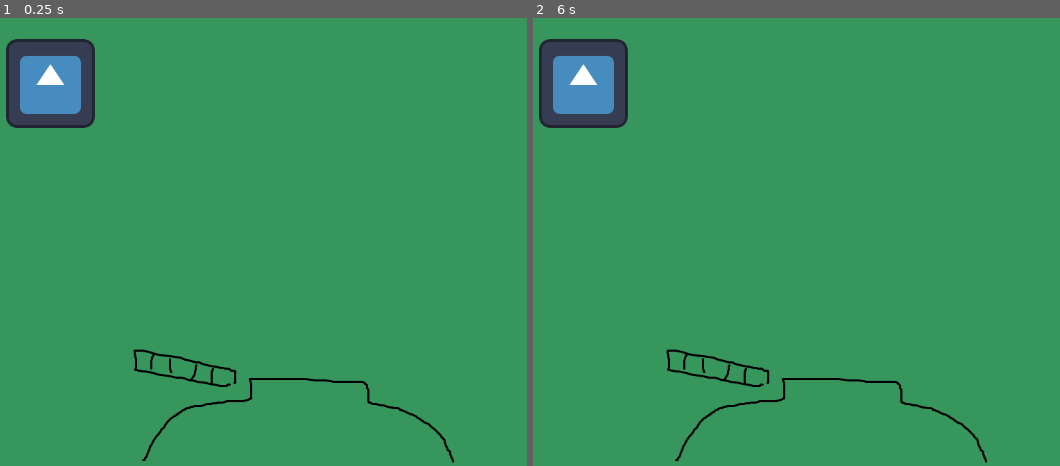
Above: before the commit, frames 1-2 (left to right).
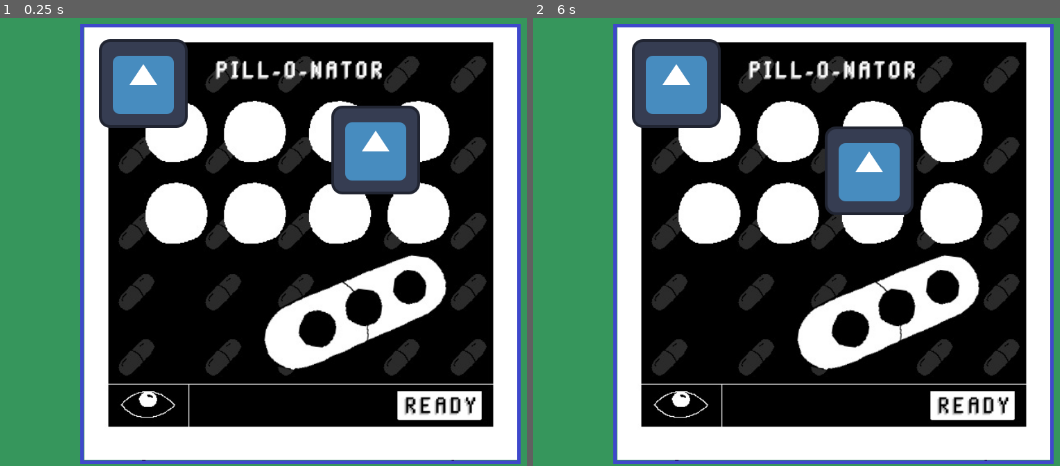
Above: after the commit, the same moments.

Repository: dededec/brackeysjam-2026-1
Game: Godot game, scene res://scenes/choose_medicine_view.tscn
Two runs of this game, one before a commit and one after it. Both use one fixed random seed, a clock stepped at 60 frames per second and the inputs below. The engine's default icon, where the game draws it, is replaced by a stand-in: a white triangle on a blue panel in a dark square.
Inputs (mouse positions are in pixels of both pictures, inside the frame that each line leads up to):
- Up to frame 1 (0.25 s): no input
- Up to frame 2 (6 s): tap Enter at 0.5, 2, 3.5 s; move the mouse to (801, 331) at 0.52 s; click (801, 331) at 0.67 s; tap Space at 1.25, 2.75, 4.25 s; drag from (outside the picture) to (843, 331) at 1.27 s; move the mouse to (601, 174) at 2.02 s; click (601, 174) at 2.17 s; drag from (880, 242) to (601, 174) at 2.77 s; move the mouse to (722, 130) at 3.52 s; click (722, 130) at 3.67 s; drag from (1017, 219) to (843, 331) at 4.27 s; move the mouse to (685, 264) at 5.02 s; click (685, 264) at 5.17 s; drag from (922, 143) to (685, 264) at 5.77 s

The runs differ from the first frame. In frame 1, 85% of the frame differs, in the area x 1-99%, y 1-100%; in frame 2, 85%.

Commit message:
acknowledge medicine dropped + add bg

Diff:
--- a/scenes/choose_medicine_view.tscn
+++ b/scenes/choose_medicine_view.tscn
@@ -1,21 +1,32 @@
 [gd_scene format=3 uid="uid://d35j4cqwebkal"]
 
+[ext_resource type="Script" uid="uid://dbyvtms5elayt" path="res://scripts/choose_medicine_view.gd" id="1_2j03m"]
 [ext_resource type="PackedScene" uid="uid://b4tbddb7wjg21" path="res://scenes/medicine.tscn" id="1_d418r"]
 [ext_resource type="Texture2D" uid="uid://cgyf5h3euems1" path="res://assets/bg_chooseMedicine.png" id="1_hp3pr"]
 [ext_resource type="Script" uid="uid://ciuvaw47xpuds" path="res://scripts/add_medicine_area.gd" id="3_2ly6c"]
+[ext_resource type="Texture2D" uid="uid://dbti5rars5qu2" path="res://assets/bg_pillonator.jpeg" id="3_apwfp"]
 [ext_resource type="Texture2D" uid="uid://b3jc7jvnaqllr" path="res://assets/hoverRectangle.png" id="4_53vca"]
 
 [sub_resource type="RectangleShape2D" id="RectangleShape2D_d418r"]
 size = Vector2(290, 242)
 
 [node name="ChooseMedicineView" type="Node2D" unique_id=1201031482]
+script = ExtResource("1_2j03m")
 
-[node name="Sprite2D" type="Sprite2D" parent="." unique_id=1649444245]
+[node name="Background" type="Sprite2D" parent="." unique_id=1649444245]
 texture = ExtResource("1_hp3pr")
 centered = false
 
+[node name="BgPillonator" type="Sprite2D" parent="." unique_id=1385252514]
+position = Vector2(562, 327)
+scale = Vector2(1.1908396, 1.1908396)
+texture = ExtResource("3_apwfp")
+
+[node name="Medicine2" parent="." unique_id=575474353 instance=ExtResource("1_d418r")]
+position = Vector2(670, 192)
+
 [node name="Medicine" parent="." unique_id=1463226475 instance=ExtResource("1_d418r")]
-position = Vector2(201, 96)
+position = Vector2(335, 96)
 
 [node name="AddMedicineArea" type="Area2D" parent="." unique_id=664211797]
 script = ExtResource("3_2ly6c")
@@ -29,5 +40,20 @@
 texture = ExtResource("4_53vca")
 centered = false
 
+[node name="Pill" type="Node2D" parent="." unique_id=1476526020]
+position = Vector2(1016, 314)
+
+[node name="Third" type="Sprite2D" parent="Pill" unique_id=1383077458]
+position = Vector2(0, -149)
+
+[node name="Second" type="Sprite2D" parent="Pill" unique_id=431044541]
+
+[node name="First" type="Sprite2D" parent="Pill" unique_id=210900779]
+position = Vector2(0, 143)
+
+[connection signal="medicine_dropped" from="Medicine2" to="." method="_on_medicine_dropped"]
+[connection signal="medicine_dropped" from="Medicine" to="." method="_on_medicine_dropped"]
+[connection signal="body_entered" from="AddMedicineArea" to="." method="_on_add_medicine_area_body_entered"]
 [connection signal="body_entered" from="AddMedicineArea" to="AddMedicineArea" method="_on_body_entered"]
+[connection signal="body_exited" from="AddMedicineArea" to="." method="_on_add_medicine_area_body_exited"]
 [connection signal="body_exited" from="AddMedicineArea" to="AddMedicineArea" method="_on_body_exited"]
--- a/scenes/medicine.tscn
+++ b/scenes/medicine.tscn
@@ -6,11 +6,11 @@
 [sub_resource type="RectangleShape2D" id="RectangleShape2D_r8o0g"]
 size = Vector2(138, 138)
 
-[node name="Medicine" type="AnimatableBody2D" unique_id=575474353]
+[node name="Medicine" type="AnimatableBody2D" unique_id=227287402]
 script = ExtResource("2_r8o0g")
+
+[node name="Sprite" type="Sprite2D" parent="." unique_id=1463226475]
+texture = ExtResource("1_nmuip")
 
 [node name="CollisionShape2D" type="CollisionShape2D" parent="." unique_id=1147173130]
 shape = SubResource("RectangleShape2D_r8o0g")
-
-[node name="Sprite" type="Sprite2D" parent="." unique_id=1463226475]
-texture = ExtResource("1_nmuip")
--- a/scripts/add_medicine_area.gd
+++ b/scripts/add_medicine_area.gd
@@ -2,9 +2,8 @@
 
 @onready var hover_rectangle: Sprite2D = $HoverRectangle
 
-func _on_body_entered(body: Node2D) -> void:
-	print(body.name)
+func _on_body_entered(_body: Node2D) -> void:
 	hover_rectangle.visible = true
 
-func _on_body_exited(body: Node2D) -> void:
+func _on_body_exited(_body: Node2D) -> void:
 	hover_rectangle.visible = false
--- /dev/null
+++ b/scripts/choose_medicine_view.gd
@@ -0,0 +1,13 @@
+extends Node2D
+
+var is_on_medicine_area: bool = false
+var medicine: Array[String] = []
+
+func _on_add_medicine_area_body_entered(_body: Node2D) -> void:
+	is_on_medicine_area = true
+
+func _on_add_medicine_area_body_exited(_body: Node2D) -> void:
+	is_on_medicine_area = false
+
+func _on_medicine_dropped(medicine_name: String) -> void:
+	print(medicine_name)
--- a/scripts/medicine.gd
+++ b/scripts/medicine.gd
@@ -1,5 +1,8 @@
 #bytemyke source code for https://www.youtube.com/watch?v=neZ9tLVUDk4&feature=youtu.be
-extends StaticBody2D
+extends AnimatableBody2D
+
+signal medicine_dropped(name: String, sprite: )
+
 @onready var sprite: Sprite2D = $Sprite
 
 var is_dragging = false #state management
@@ -23,6 +26,7 @@
 			if sprite.get_rect().has_point(to_local(event.position)):
 				is_dragging = true
 				mouse_offset = get_global_mouse_position() - global_position
-		else:
+		elif is_dragging:
+			medicine_dropped.emit(self.name)
+			self.position = original_position
 			is_dragging = false
-			self.position = original_position
Binary file changed: assets/bg_chooseMedicine.png
Binary file added: assets/bg_pillonator.jpeg
Not shown, added: assets/bg_pillonator.jpeg.import
Not shown, added: scripts/choose_medicine_view.gd.uid
